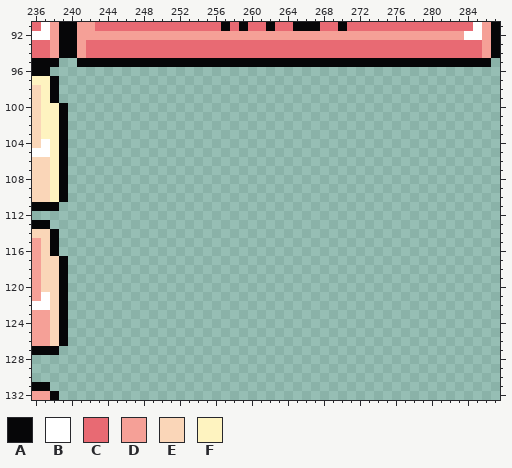
One commit to this pixel-art file: demo/assets/ui.aseprite. Above, as it was before the edit.
288x352 pixels, 1 frame. Shown: x 236..287, y 91..132.
Palette (. is transparent): A #060608  B #ffffff  C #e86a73  D #f5a097  E #fad6b8  F #fef3c0
Pixels before, first column x 236:
 91 CBDAADDCCCCCCCCCCCCCCACACCACCAAACCACCCCCCCCCCCCCCBDA
 92 BBDAADDDDDDDDDDDDDDDDDDDDDDDDDDDDDDDDDDDDDDDDDDDBBDA
 93 CCDAADCCCCCCCCCCCCCCCCCCCCCCCCCCCCCCCCCCCCCCCCCCCCDA
 94 CCDAADCCCCCCCCCCCCCCCCCCCCCCCCCCCCCCCCCCCCCCCCCCCCDA
 95 AAA..AAAAAAAAAAAAAAAAAAAAAAAAAAAAAAAAAAAAAAAAAAAAAA.
 96 AA..................................................
 97 FFA.................................................
 98 EFA.................................................
 99 EFA.................................................
100 EFFA................................................
101 EFFA................................................
102 EFFA................................................
103 EFFA................................................
104 EBFA................................................
105 BBFA................................................
106 EEFA................................................
107 EEFA................................................
108 EEFA................................................
109 EEFA................................................
110 EEFA................................................
111 AAA.................................................
112 ....................................................
113 AA..................................................
114 EEA.................................................
115 DEA.................................................
116 DEA.................................................
117 DEEA................................................
118 DEEA................................................
119 DEEA................................................
120 DEEA................................................
121 DBEA................................................
122 BBEA................................................
123 DDEA................................................
124 DDEA................................................
125 DDEA................................................
126 DDEA................................................
127 AAA.................................................
128 ....................................................
129 ....................................................
130 ....................................................
131 AA..................................................
132 DDA.................................................
The same view after the edit:
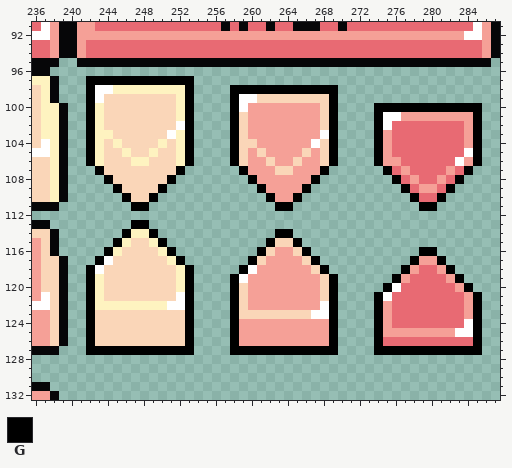
Colours new in this view: G #000000
Change:
Changed rows in their new state; - is an unchanged pixel.
first column x 242:
 97 GGGGGGGGGGGG--------------------------------
 98 GBBFFFFFFFFG----GGGGGGGGGGGG----------------
 99 GBEEEEEEEEFG----GBBEEEEEEEEG----------------
100 GFEEEEEEEEFG----GBDDDDDDDDEG----GGGGGGGGGGGG
101 GFEEEEEEEEFG----GEDDDDDDDDEG----GBBDDDDDDDDG
102 GFEEEEEEEEBG----GEDDDDDDDDEG----GBCCCCCCCCDG
103 GFFEEEEEEBFG----GEDDDDDDDDBG----GDCCCCCCCCDG
104 GFEFEEEEFEFG----GEEDDDDDDBEG----GDCCCCCCCCDG
105 GFEEFEEFEEFG----GEDEDDDDEDEG----GDCCCCCCCCBG
106 GFEEEFFEEEFG----GEDDEDDEDDEG----GDDCCCCCCBDG
107 -GEEEEEEEEG------GDDDEEDDDG------GCDCCCCDCG-
108 --GEEEEEEG--------GDDDDDDG--------GCDCCDCG--
109 ---GEEEEG----------GDDDDG----------GCDDCG---
110 ----GEEG------------GDDG------------GCCG----
111 -----GG--------------GG--------------GG-----
113 -----GG-------------------------------------
114 ----GFFG-------------GG---------------------
115 ---GFEEFG-----------GEEG--------------------
116 --GFEEEEFG---------GEDDEG------------GG-----
117 -GBEEEEEEFG-------GEDDDDEG----------GDDG----
118 GBEEEEEEEEFG-----GBDDDDDDEG--------GDCCDG---
119 GFEEEEEEEEFG----GBDDDDDDDDEG------GDCCCCDG--
120 GFEEEEEEEEFG----GEDDDDDDDDEG-----GBCCCCCCDG-
121 GFEEEEEEEEBG----GEDDDDDDDDEG----GBCCCCCCCCDG
122 GFFFFFFFFBBG----GEDDDDDDDDBG----GDCCCCCCCCDG
123 GEEEEEEEEEEG----GEEEEEEEEBBG----GDCCCCCCCCDG
124 GEEEEEEEEEEG----GDDDDDDDDDDG----GDCCCCCCCCBG
125 GEEEEEEEEEEG----GDDDDDDDDDDG----GDDDDDDDDBBG
126 GEEEEEEEEEEG----GDDDDDDDDDDG----GCCCCCCCCCCG
127 GGGGGGGGGGGG----GGGGGGGGGGGG----GGGGGGGGGGGG
Pixel boxes of the changes (left, top, right, bottom) in both pictures:
added: (86, 76, 194, 355)
added: (230, 85, 482, 355)
